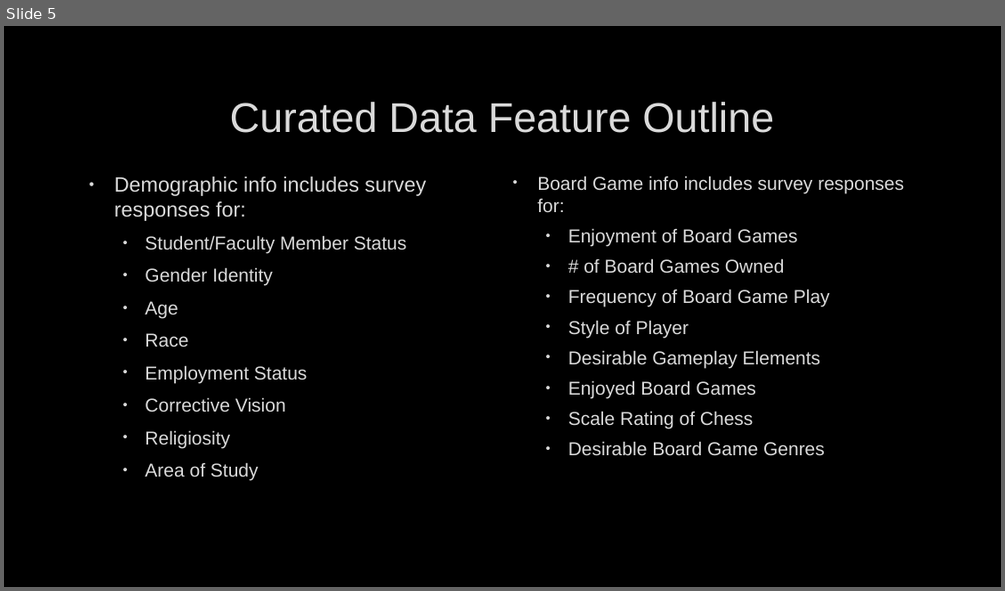
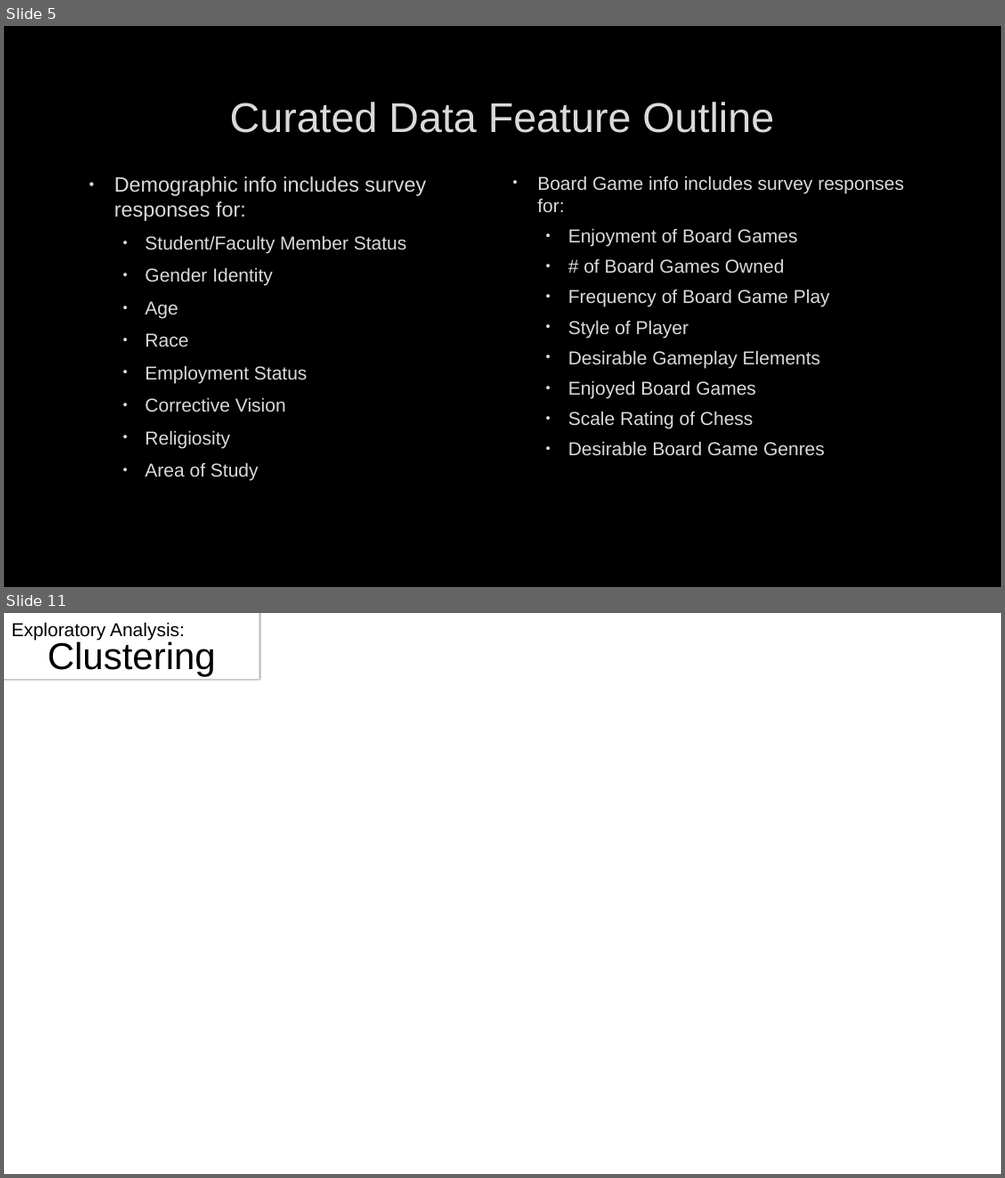
Before and after one commit to sevenwwu/sevenwwu.github.io, a slide deck: write-ups/presentation.pptx. Shown one above the other, each under a label of ours: slide 5 before the commit, slides 5 and 11 after it; the slides between them are not shown. The pictures are 1005x591 and 1005x1178 pixels, drawn with LibreOffice and Linux fonts; fonts in the diff are those of the drawing; background and template pictures are left out. Boxes give left, top, right and bottom in pixels: in the first picture for what was removed or moved away, otherwise in the second. Text is boxed around its words. In the diff, an @@ line names an element or a change of style, - is before the commit and + after.

```diff
--- a/write-ups/presentation.pptx
+++ b/write-ups/presentation.pptx
@@ slide 11 added at [4, 613, 1001, 1174], background picture (left out) @@
@@ rectangle added at [4, 613, 1001, 1174], fill #FFFFFF @@
@@ title added at [4, 613, 259, 679], fill #FFFFFF, 36 pt, text #000000 @@
+Clustering
@@ text added at [11, 622, 185, 640], 18 pt, text #000000 @@
+Exploratory Analysis:
@@ rectangle added at [43, 653, 962, 1135], fill #FFFFFF @@
```
Also in this commit, not shown: 5 slides changed, 3 slides removed.
